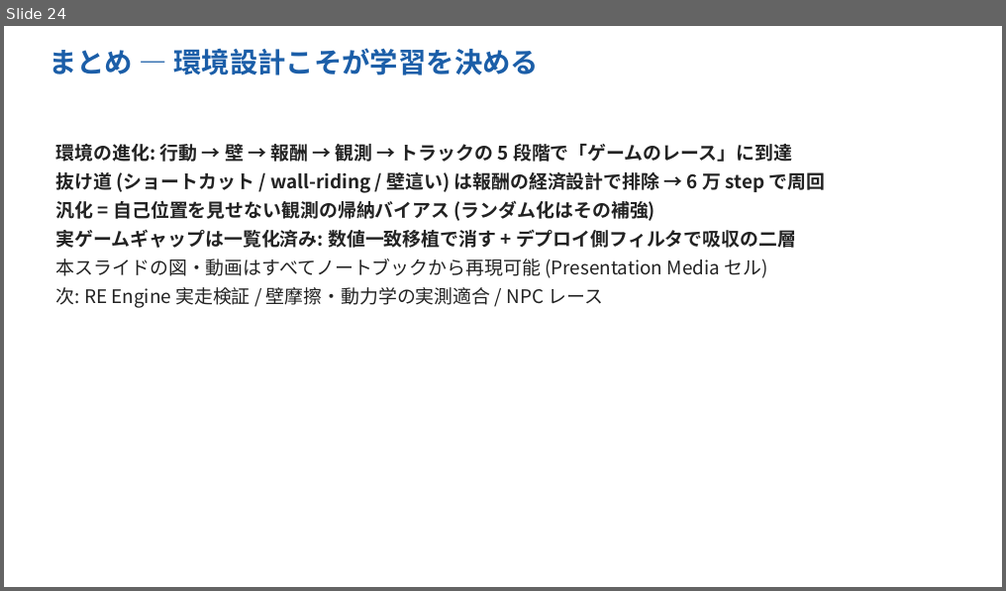
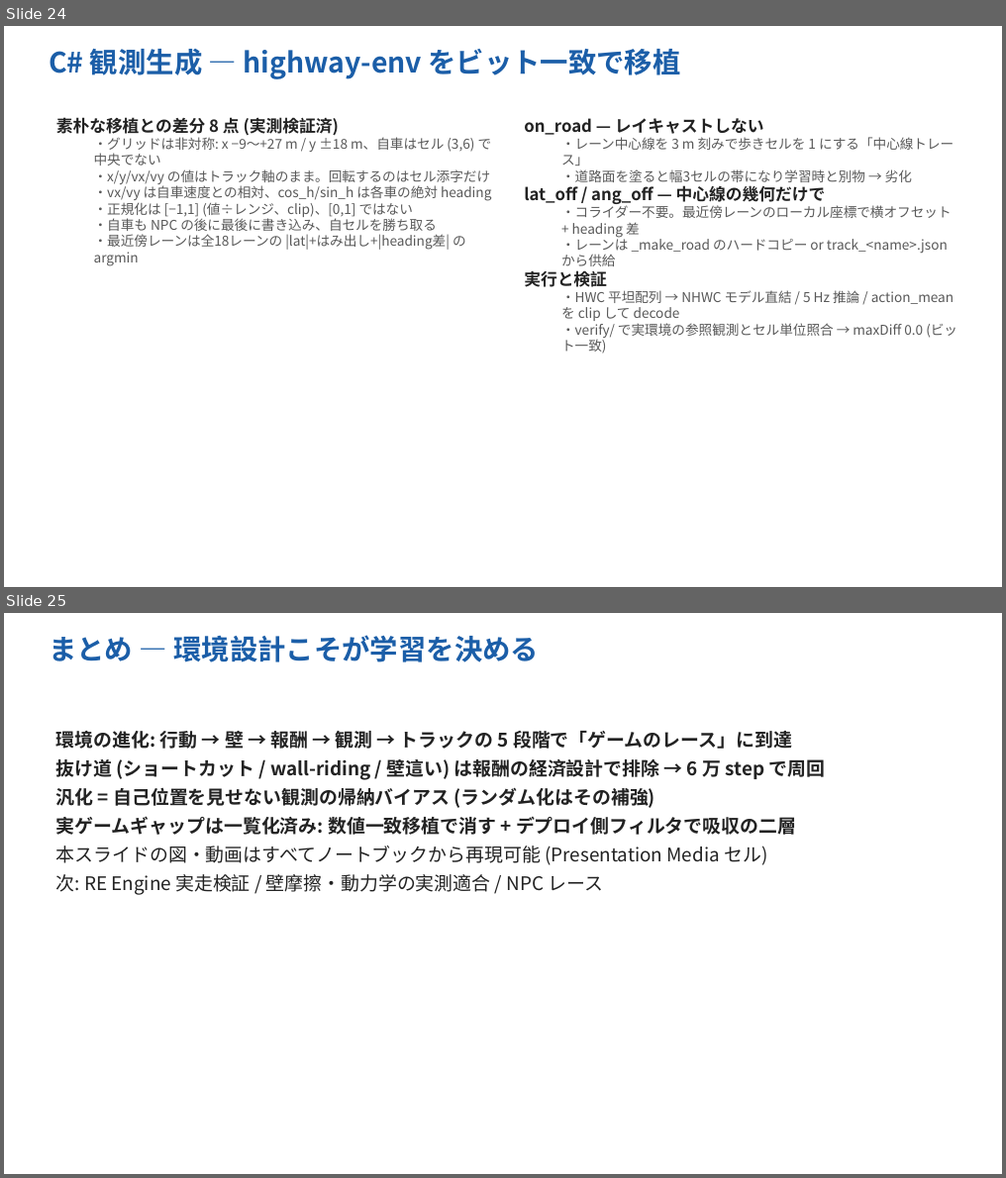
Before and after one commit to Evergarden0101/CircuitAgents, a slide deck: docs/CircuitAgents_intro_ja.pptx. Shown one above the other, each under a label of ours: slide 24 before the commit, slides 24 and 25 after it. The pictures are 1006x591 and 1006x1178 pixels, drawn with LibreOffice and Linux fonts; fonts in the diff are those of the drawing. Boxes give left, top, right and bottom in pixels: in the first picture for what was removed or moved away, otherwise in the second. Text is boxed around its words. In the diff, an @@ line names an element or a change of style, - is before the commit and + after.

```diff
--- a/docs/CircuitAgents_intro_ja.pptx
+++ b/docs/CircuitAgents_intro_ja.pptx
@@ slide 24 added at (4, 26, 1002, 587), background #FFFFFF @@
@@ text added at (49, 49, 680, 79), 27 pt, text #1B5EA8, bold @@
+C# 観測生成 — highway-env をビット一致で移植
@@ text added at (56, 117, 492, 267), 13 pt, text #595959 @@
+素朴な移植との差分 8 点 (実測検証済)
+  ・グリッドは非対称: x −9〜+27 m / y ±18 m、自車はセル (3,6) で中央でない
+  ・x/y/vx/vy の値はトラック軸のまま。回転するのはセル添字だけ
+  ・vx/vy は自車速度との相対、cos_h/sin_h は各車の絶対 heading
+  ・正規化は [−1,1] (値÷レンジ、clip)、[0,1] ではない
+  ・自車も NPC の後に最後に書き込み、自セルを勝ち取る
+  ・最近傍レーンは全18レーンの |lat|+はみ出し+|heading差| の argmin
@@ text added at (524, 118, 957, 354), 13 pt, text #595959 @@
+on_road — レイキャストしない
+  ・レーン中心線を 3 m 刻みで歩きセルを 1 にする「中心線トレース」
+  ・道路面を塗ると幅3セルの帯になり学習時と別物 → 劣化
+lat_off / ang_off — 中心線の幾何だけで
+  ・コライダー不要。最近傍レーンのローカル座標で横オフセット + heading 差
+  ・レーンは _make_road のハードコピー or track_<name>.json から供給
+実行と検証
+  ・HWC 平坦配列 → NHWC モデル直結 / 5 Hz 推論 / action_mean を clip して decode
+  ・verify/ で実環境の参照観測とセル単位照合 → maxDiff 0.0 (ビット一致)
@@ what was slide 24 is now slide 25 @@
```
Also in this commit, not shown: 2 other files.
